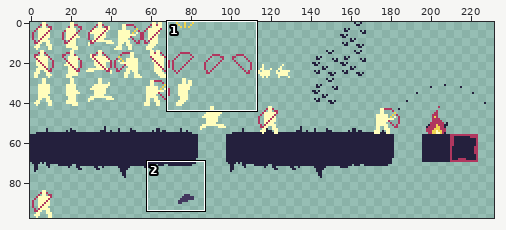
Two states of a sprite sheet, graphics/spritesheet.png. The first picture is a wide view before the edit; the outline marks the close-up.
Close-up. First the earlier version:
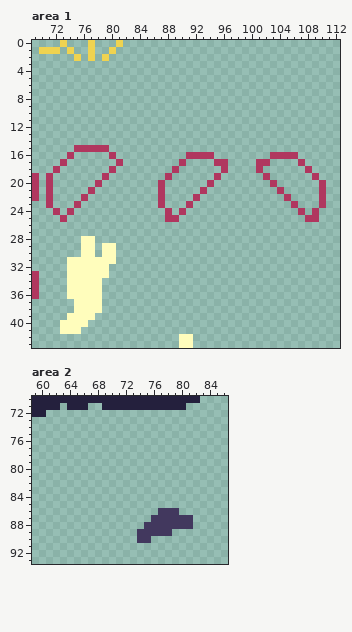
The file is 232x98 pixels. Shown: area 1: x 69..112, y 0..43; area 2: x 59..86, y 70..93.
The same view after the edit:
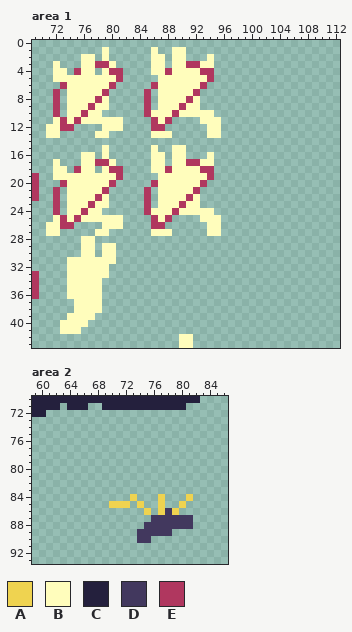
Palette (. is transparent): A #efd350  B #fffdbc  C #24203d  D #42385e  E #b0375f
Edits made:
Changed rows in their new state; - is an unchanged pixel.
Area 1:
first column x 70:
 0 ---.---.---.-----------------------------
 1 ...-.--.-B.-----B--BB--------------------
 2 -----.BB-B------BB-BB---B----------------
 3 --B---BBEEB-----BB-BBEEBB----------------
 4 --BB-EBB-BEE----BBEBBBBEE----------------
 5 --BBBBBBBBBE-----BBBBBBBE----------------
 6 ---EBBBBBBE-----EBBBBBBE-----------------
 7 --E-BBBBBE-----E-BBBBBE------------------
 8 --E-BBBBEB-----E-BBBBEB------------------
 9 --E-BBBEBB-----E-BBBEBB------------------
10 --E-BBEBB------EBBBEBBBBB----------------
11 --BEBEBBBBBB----EBE----BBB---------------
12 -BBEE----BBB----EE------BB---------------
13 -BB-----BB------BBB-----BB---------------
15 -----....B------B--BB--------------------
16 ----.-BB-B.-----BB-BB...B--------....----
17 --B.--BBEEB.----BB-BBEEBB..----..----.---
18 --BB-EBB-B-E----BBEBBBBEE-.----.------.--
19 -.BBBBBBBBBE-----BBBBBBBE.------.------.-
20 -.-EBBBBBBE-----EBBBBBBE.--------.------.
21 -.E-BBBBBE-----E-BBBBBE.----------.-----.
22 -.E-BBBBEB-----E-BBBBEB------------.----.
23 -.E-BBBEBB-----E-BBBEBB-------------.---.
24 ----BBEBB------EBBBEBBBBB------------.-.-
25 --B-BEBBBBBB----EB-.---BBB------------..-
26 -BBEE----BBB----EE------BB---------------
27 -BB-----BB------BBB-----BB---------------
Area 2:
first column x 70:
84 ---A---A---A
85 AAA-A--A--A-
86 -----A-A-A--
Pixel boxes of the changes (left, top, right, bottom) in both close-ups:
changed: (39, 40, 326, 236)
changed: (109, 494, 193, 515)
